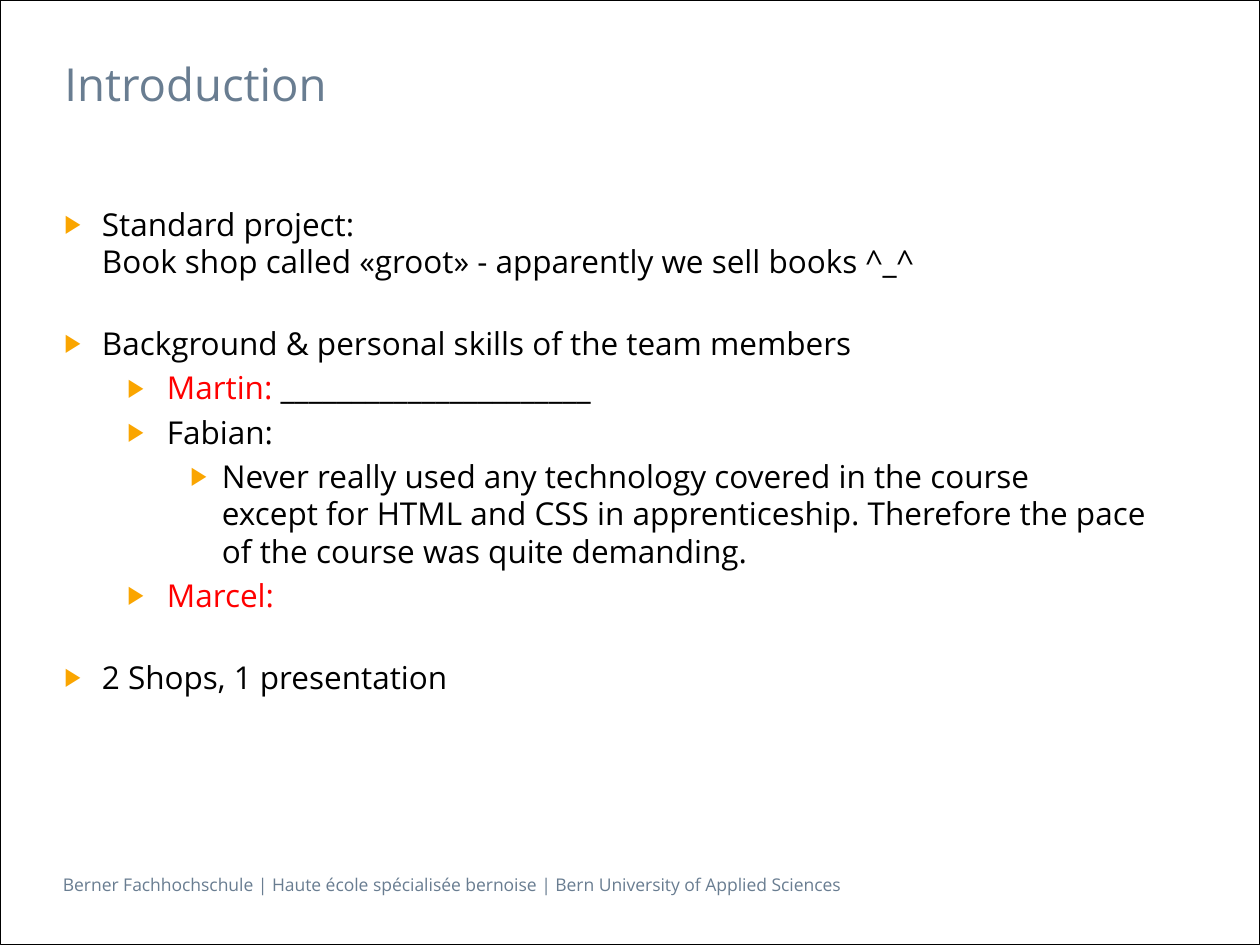
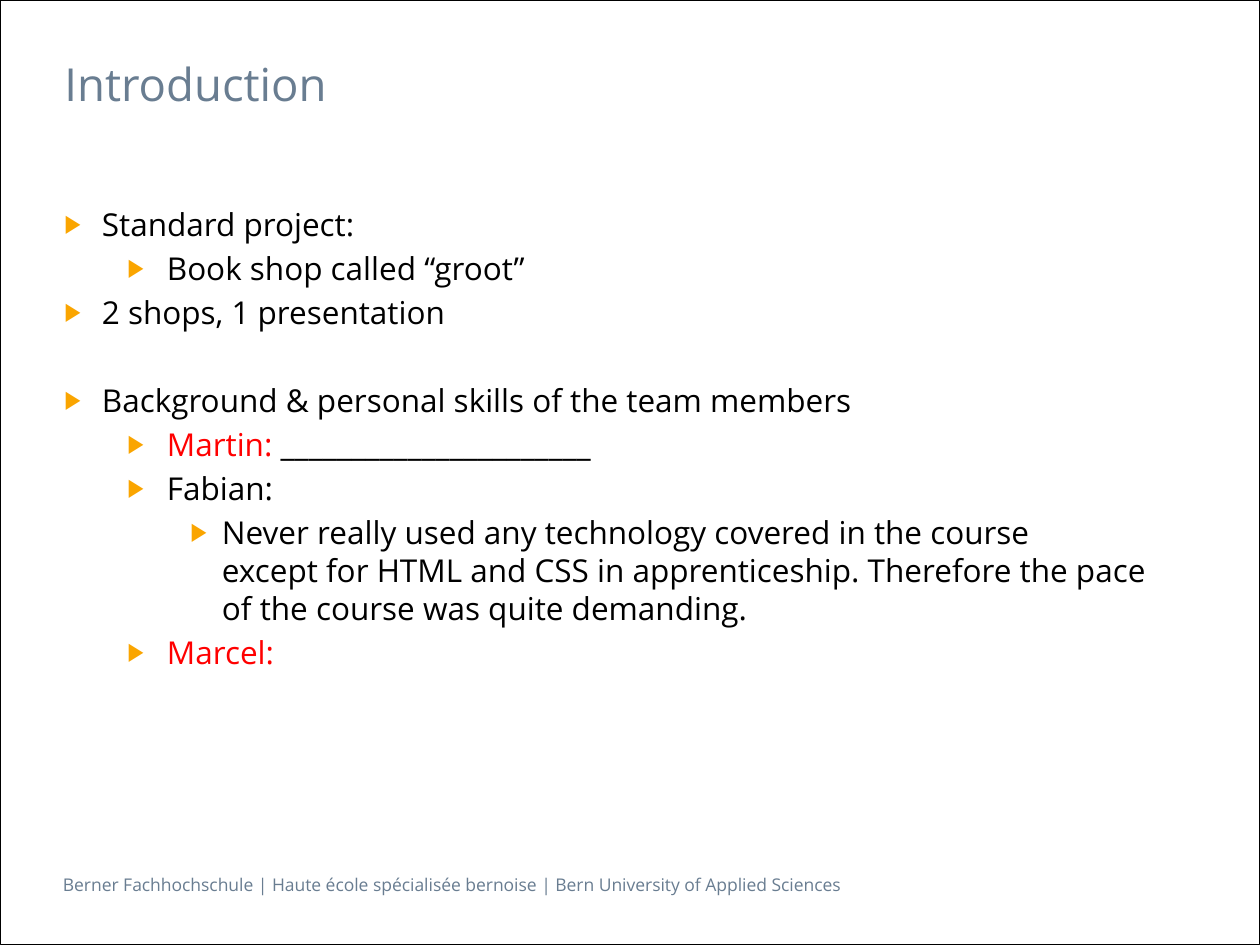
Before and after one commit to Makae/ch.bfh.bti7054.w2014.q.groot, a slide deck: slide 3 of trunk/doc/Presentation.pptx. Drawn at 1260x945 pixels with LibreOffice and Linux fonts; fonts in the diff are those of the drawing. Boxes give left, top, right and bottom in pixels: in the first picture for what was removed or moved away, otherwise in the second. Text is boxed around its words. In the diff, an @@ line names an element or a change of style, - is before the commit and + after.

```diff
--- a/trunk/doc/Presentation.pptx
+++ b/trunk/doc/Presentation.pptx
@@ text at <box>102,212,524,332</box>: text changed @@
-▶ Standard project:
-  Book shop called «groot» - apparently we sell books ^_^
+▶ Standard project:
+  ▶ Book shop called “groot”
+▶ 2 shops, 1 presentation
@@ text at <box>102,665,447,697</box>: paragraph removed @@
-▶ 2 Shops, 1 presentation
```
Also in this commit, not shown: 9 other slides changed, 1 slide added.
